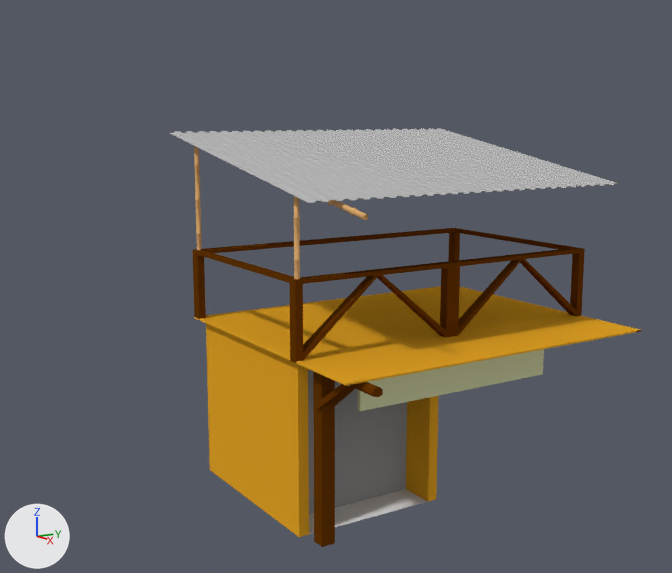
A saved change to the Blender file House to join.blend.
The view is the same before and after, from a camera (50 mm lens) standing at (10.07, -8.31, 5.61) and looking at (-1.13, -1.21, 3.14). The axes (+X, +Y, +Z) are drawn at lower left. The lights are the same throughout. The same objects are shown in both versions, whatever each file hides.

Objects in the first picture: 'Balcony'.
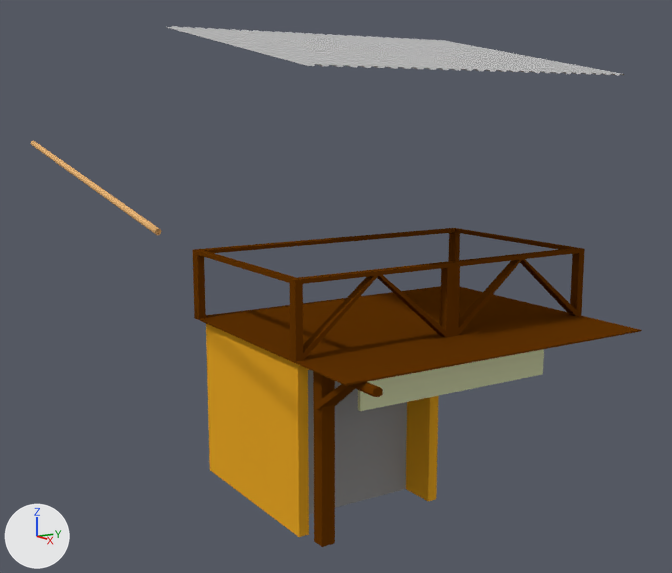
Commit message: Further improvements to restaurant model

Where the change shows, as pixel boxes (x1, y1, x2, y2) in the pictures (672 x 573 px; the box of a moved part takes in the faces that stretch with it):
'Balcony', reshaped (29% wider, 24% taller): before (170, 128, 642, 547); after (31, 26, 642, 547)
part 1 of me_cube_010, moved or reshaped: before (327, 200, 368, 220); after (31, 141, 161, 235)
part 2 of me_cube_010, moved or reshaped: before (170, 128, 619, 203); after (167, 26, 625, 76)
part 3 of me_cube_010, deleted (orange): before (194, 147, 202, 250)
part 4 of me_cube_010, deleted (orange): before (293, 196, 300, 279)
part 5 of me_cube_010, moved or reshaped (not visible afterwards): before (309, 489, 428, 534)
part 6 of me_cube_010, recoloured (orange to brown): (194, 286, 640, 386) in both

The change, as a list of edits to the scene's bpy script:
```text
Change me_cube_010:
    used by ob_balcony; location = (-1.0, 0.01, 2.96)
    verts and faces of me_cube_010; kept vertices keep their numbers, new ones are numbered from 1222
    before: 1162 (-1.94, -2.46, -2.96) at pixel (209, 470), 1163 (-1.94, -0.12, -2.96), 1166 (0.9, -0.12, -2.96) at pixel (436, 499), 1167 (0.9, -2.46, -2.96) at pixel (299, 537), 1172 (0.9, -0.28, -2.96) at pixel (428, 501)
    before: 1173 (0.9, -2.31, -2.96) at pixel (308, 534), 1176 (0.35, -0.28, -2.96) at pixel (405, 488), 1177 (0.35, -2.31, -2.96)
    remove me_cube_010.from_pydata(...)  # 1222 vertices, 1056 faces, 2 loose edges; spans x -2.63..2.42, y -2.69..2.65, z -2.96..2.37
    add me_cube_010.from_pydata(...)  # 918 vertices, 782 faces, 2 loose edges; spans x -2.63..2.42, y -4.81..2.65, z -2.96..3.95
    me_cube_010 part 1: the loose piece of 496 vertices spanning x -2.59..2.04, y -2.24..-2.13, z 1.42..2.27 is moved by (0.0, -2.58, 0.0)
    me_cube_010 part 2: the loose piece of 218 vertices spanning x -2.63..1.59, y -2.69..2.65, z 1.61..2.37 is moved by (0.0, 0.0, 1.58)
    me_cube_010 part 3: the loose piece of 176 vertices spanning x -2.07..-1.97, y -2.55..-2.47, z 0.59..2.15 is deleted
    me_cube_010 part 4: the loose piece of 128 vertices spanning x 0.93..1.03, y -2.55..-2.47, z 0.59..1.63 is deleted
    me_cube_010 part 5
    add delete_faces([(1162, 1163, 1166, 1167)])
    add faces += [(1162, 1163, 1166, 1172, 1176, 1177, 1173, 1167)]  # mat_outside (orange #e7a627)
    me_cube_010 part 6: 43 faces spanning x -2.11..2.22, y -2.58..2.59, z -0.49..-0.47 switch from mat_outside (orange #e7a627) to mat_wood (brown #643504)
```
